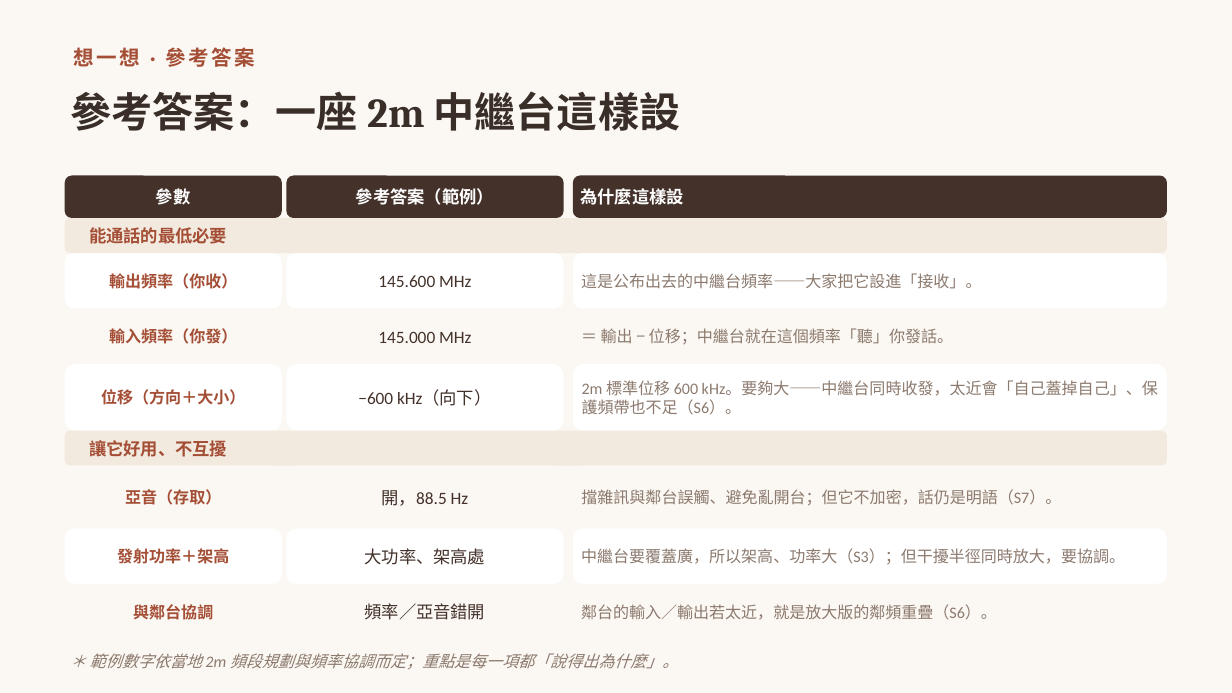
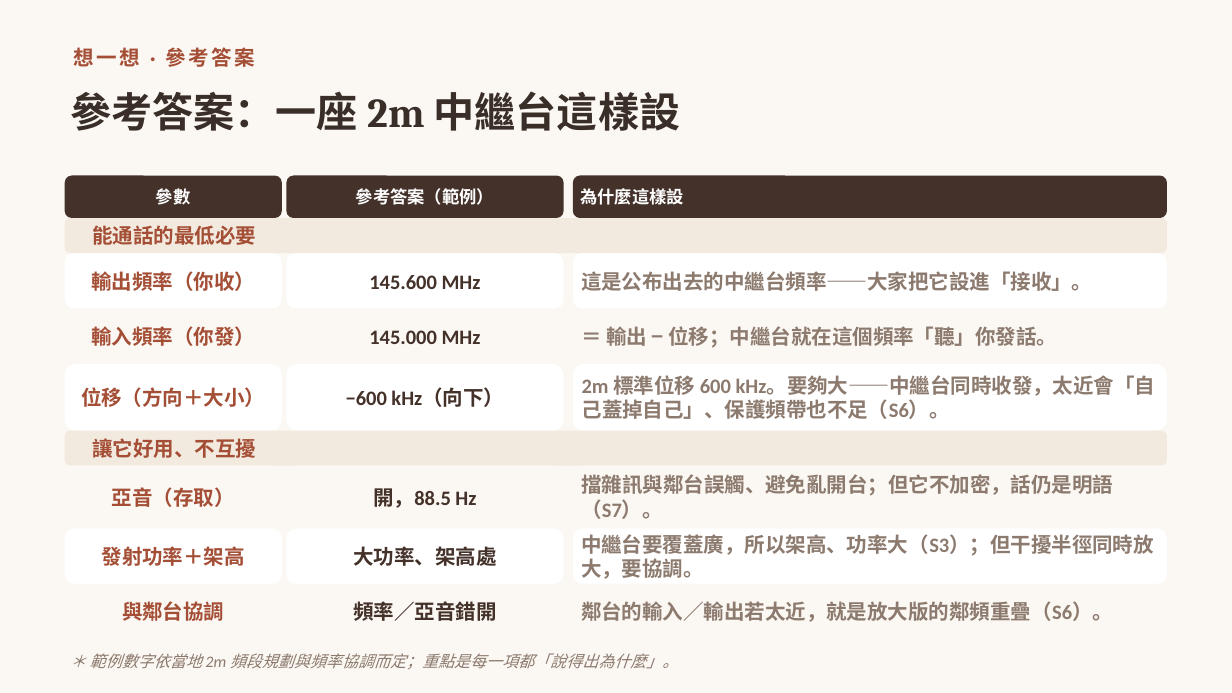
Before and after one commit to winson3QQ/Radio-Advanced, a slide deck: slide 38 of 投影片/進階無線電_第一節_課程投影片.pptx. Drawn at 1232x693 pixels with LibreOffice and Linux fonts; fonts in the diff are those of the drawing. Boxes give left, top, right and bottom in pixels: in the first picture for what was removed or moved away, otherwise in the second. Text is boxed around its words. In the diff, an @@ line names an element or a change of style, - is before the commit and + after.

```diff
--- a/投影片/進階無線電_第一節_課程投影片.pptx
+++ b/投影片/進階無線電_第一節_課程投影片.pptx
@@ rounded rectangle "能通話的最低必要" at (65,218,1167,253): size 13.5 to 16 pt, font Cambria to Noto Sans CJK SC @@
@@ rounded rectangle "讓它好用、不互擾" at (65,431,1167,466): size 13.5 to 16 pt, font Cambria to Noto Sans CJK SC @@
@@ size 12.5 to 16 pt, font Cambria to Noto Sans CJK SC in 6 elements at (65,253,282,309), (65,309,282,364), (65,364,282,431), (65,466,282,529), (65,529,282,584), (65,584,282,640) @@
@@ size 13.5 to 16 pt, bold on in 6 elements at (287,253,564,309), (287,309,564,364), (287,364,564,431), (287,466,564,529), (287,529,564,584), (287,584,564,640) @@
@@ size 12.5 to 16 pt, bold on in 6 elements at (573,253,1167,309), (573,309,1167,364), (573,364,1167,431), (573,466,1167,529), (573,529,1167,584), (573,584,1167,640) @@
```
Also in this commit, not shown: 4 other slides changed.
